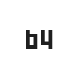
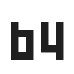
Before/after of a (74, 74) layered artwork. What changed in the layer stack:
painted on "64" over <box>11,22,64,60</box>
